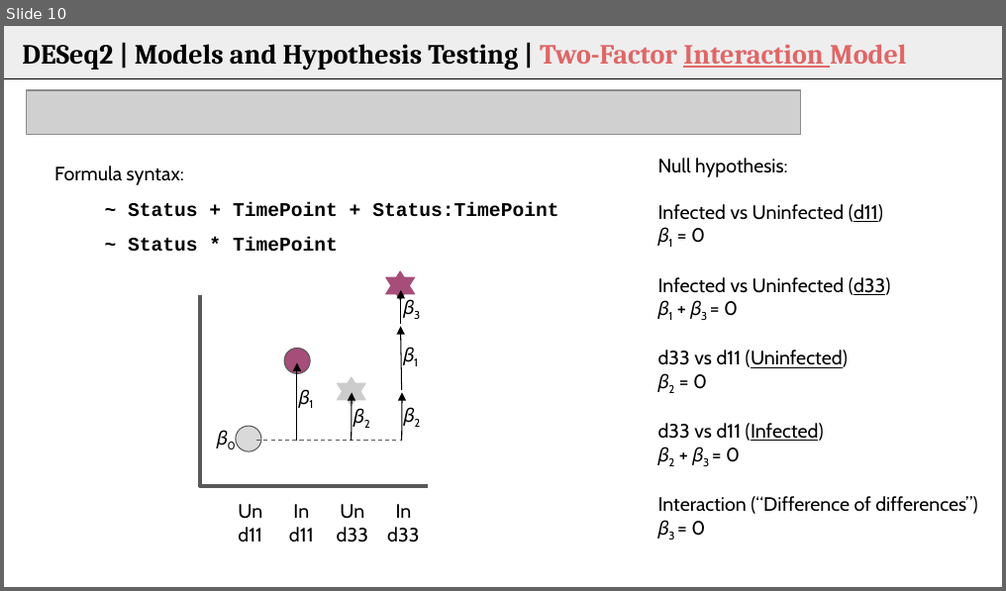
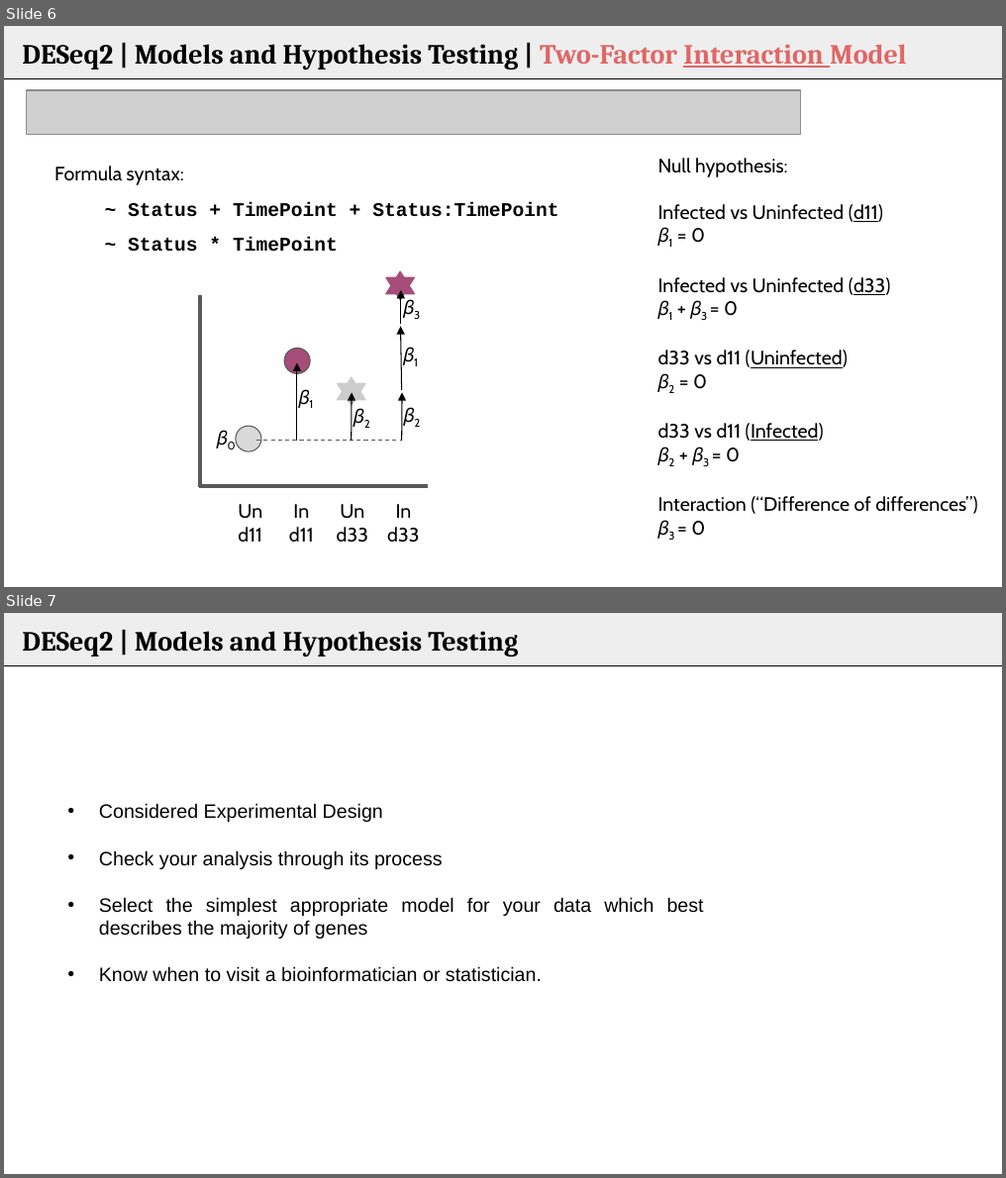
Before and after one commit to bioinformatics-core-shared-training/Bulk_RNAseq_Course_Base, a slide deck: additional_scripts_and_materials/Analysis_of_RNA-seq_data _day3recap.pptx. Shown one above the other, each under a label of ours: slide 10 before the commit, slides 6 and 7 after it. The pictures are 1006x591 and 1006x1178 pixels, drawn with LibreOffice and Linux fonts; fonts in the diff are those of the drawing; grey boxes stand for pictures. Boxes give left, top, right and bottom in pixels: in the first picture for what was removed or moved away, otherwise in the second. Text is boxed around its words. In the diff, an @@ line names an element or a change of style, - is before the commit and + after.

```diff
--- a/additional_scripts_and_materials/Analysis_of_RNA-seq_data _day3recap.pptx
+++ b/additional_scripts_and_materials/Analysis_of_RNA-seq_data _day3recap.pptx
@@ slide 7 added at [4, 613, 1002, 1174], background #FFFFFF; not listed: 2 template elements that a slide beside it also shows @@
@@ title added at [22, 631, 518, 657], 20 pt, text #000000, bold @@
+DESeq2 | Models and Hypothesis Testing
@@ text added at [99, 803, 704, 982], 14 pt, text #000000 @@
+• Considered Experimental Design
+• Check your analysis through its process
+• Select the simplest appropriate model for your data which best describes the majority of genes
+• Know when to visit a bioinformatician or statistician.
@@ what was slide 10 is now slide 6 @@
```
Also in this commit, not shown: 1 slide changed, 5 slides removed, 1 other file.
